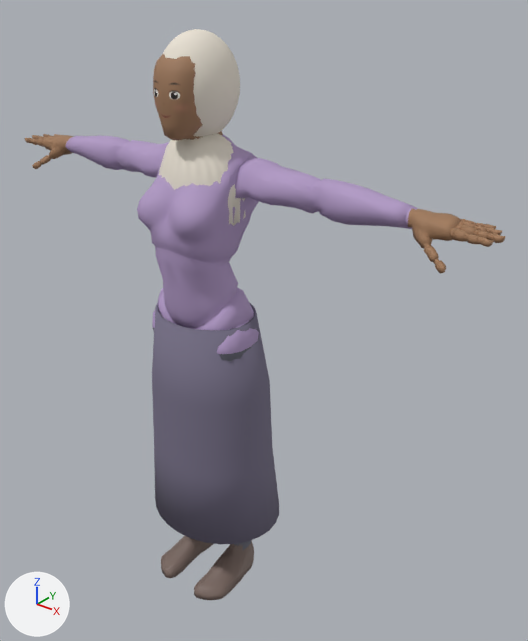
The glTF model godot/assets/models/char_rina.glb: old version first, new version second.
The view is the same before and after, from a 50 mm camera at (1.438, -1.506, 1.996) aimed at (0.129, 0.13, 0.981). Arrows for +X, +Y and +Z are at lower left; the lights stay in place. The picture after the commit comes second. Where no turn or scale is listed for an object, it has been applied to the vertices. Vertices at exactly the same position are counted once.

Names of what the first picture shows: 'HijabDrape', 'HijabHood', 'Mannequin_F', 'RinaSkirt'.
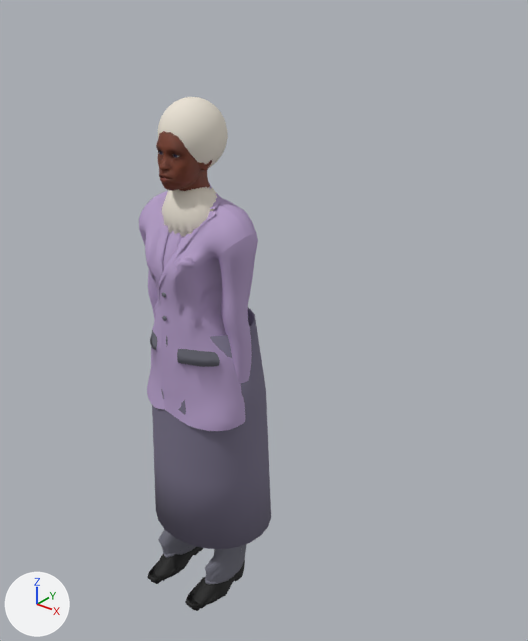
What differs and where, as boxes (x1, y1, x2, y2) in the pictures (528 x 641 px):
'Mannequin_F', deleted: before (25, 54, 506, 600)
    faces in mat_shirt (greyish purple #b199c5): (65, 135, 417, 354)
    faces in mat_skin (brown #a07959): (25, 131, 506, 273)
    faces in mat_faceskin (picture img_face_char_rina): (153, 54, 203, 140)
    faces in mat_shoes (brown #7c6961): (161, 536, 254, 600)
    faces in mat_pants (grey #696976): (153, 328, 256, 550)
'mh_3488_mocap', added (purple): after (139, 131, 258, 611)
    faces in mat_shirt (greyish purple #b59ec8): (139, 183, 258, 431)
    faces in mat_pants (grey #6f6f7c): (150, 292, 252, 584)
    faces in mat_human_body (picture img_image_0): (156, 131, 212, 191)
    faces in mat_human_mindfront_shoes_oxford_female: (147, 547, 245, 611)
'RinaSkirt', reshaped, rescaled (6% narrower): before (152, 302, 279, 544); after (152, 308, 271, 549)
'HijabHood', reshaped, rescaled: before (163, 29, 240, 137); after (158, 97, 228, 167)
'HijabDrape', reshaped, rescaled: before (159, 133, 246, 226); after (162, 187, 217, 237)

What changed in the scene script:
```text
Add img_image_0:
    img_image_0 = load_image('Image_0', '_unpacked/Image_0', 512, 512, 'sRGB')
Add img_image_3:
    img_image_3 = load_image('Image_3', '_unpacked/Image_3', 256, 256, 'sRGB')
Add img_image_4:
    img_image_4 = load_image('Image_4', '_unpacked/Image_4', 256, 256, 'sRGB')
Add img_image_5:
    img_image_5 = load_image('Image_5', '_unpacked/Image_5', 256, 256, 'Non-Color')
Add mat_human_body:
    mat_human_body = principled_material('Human.body')
    mat_human_body.texture = img_image_0
    mat_human_body.roughness = 0.62
Add mat_iris:
    mat_iris = principled_material('iris')
    mat_iris.texture = img_image_3
    mat_iris.roughness = 0.85
Add mat_human_mindfront_shoes_oxford_female:
    mat_human_mindfront_shoes_oxford_female = bpy.data.materials.new('Human.mindfront_shoes_oxford_female')
    # uses the picture img_image_4
    # uses the picture img_image_5
Change me_cone:
    used by ob_hijabdrape; location = (0.0, 0.0, 0.0)
    remove me_cone.from_pydata(...)  # 146 vertices, 288 faces; spans x -0.144..0.144, y -0.106..0.116, z 1.269..1.611
    add me_cone.from_pydata(...)  # 134 vertices, 264 faces; spans x -0.106..0.106, y -0.124..0.043, z 1.353..1.566
    me_cone part 1: 146 vertices removed from x -0.144..0.144, y -0.106..0.116, z 1.269..1.611; 134 vertices added at x -0.106..0.106, y -0.124..0.043, z 1.353..1.566
Change me_sphere:
    used by ob_hijabhood; location = (0.0, 0.0, 0.0)
    remove me_sphere.from_pydata(...)  # 392 vertices, 780 faces; spans x -0.104..0.104, y -0.118..0.131, z 1.557..1.844
    add me_sphere.from_pydata(...)  # 288 vertices, 572 faces; spans x -0.099..0.099, y -0.134..0.082, z 1.578..1.795
    me_sphere part 2: 392 vertices removed from x -0.104..0.104, y -0.118..0.131, z 1.557..1.844; 288 vertices added at x -0.099..0.099, y -0.134..0.082, z 1.578..1.795
Change me_rinaskirtmesh:
    used by ob_rinaskirt; location = (0.0, 0.0, 0.0)
    remove me_rinaskirtmesh.from_pydata(...)  # 224 vertices, 448 faces; spans x -0.24..0.24, y -0.18..0.22, z 0.259..1.03
    add me_rinaskirtmesh.from_pydata(...)  # 192 vertices, 384 faces; spans x -0.235..0.235, y -0.204..0.204, z 0.257..1.084
    me_rinaskirtmesh part 3: 224 vertices removed from x -0.24..0.24, y -0.18..0.22, z 0.259..1.03; 192 vertices added at x -0.235..0.235, y -0.204..0.204, z 0.257..1.084
Add me_mh_3488_mocap_mesh:
    me_mh_3488_mocap_mesh.from_pydata(...)  # 8153 vertices, 13898 faces; spans x -0.21..0.21, y -0.24..0.12, z 0.0..1.64
    # faces by material slot: [4901, 92, 2126, 4452, 2327]
    me_mh_3488_mocap_mesh.materials.append(mat_human_body)  # picture img_image_0
    me_mh_3488_mocap_mesh.materials.append(mat_iris)  # picture img_image_3
    me_mh_3488_mocap_mesh.materials.append(mat_human_mindfront_shoes_oxford_female)
    me_mh_3488_mocap_mesh.materials.append(mat_shirt)  # greyish purple #b59ec8
    me_mh_3488_mocap_mesh.materials.append(mat_pants)  # grey #6f6f7c
Change ob_hijabdrape:
    ob_hijabdrape.scale: (1.0, 1.0, 1.0) -> (0.933, 0.933, 0.933)
Change ob_hijabhood:
    ob_hijabhood.scale: (1.0, 1.0, 1.0) -> (0.933, 0.933, 0.933)
Remove ob_mannequin_f:
    ob_mannequin_f = bpy.data.objects.new('Mannequin_F', me_mannequin_001)
    ob_mannequin_f.location = (0.0, 0.0, 0.0)
Change ob_rinaskirt:
    ob_rinaskirt.scale: (1.0, 1.0, 1.0) -> (0.933, 0.933, 0.933)
Add ob_mh_3488_mocap:
    ob_mh_3488_mocap = bpy.data.objects.new('mh_3488_mocap', me_mh_3488_mocap_mesh)
    ob_mh_3488_mocap.location = (0.0, 0.0, 0.0)
```
